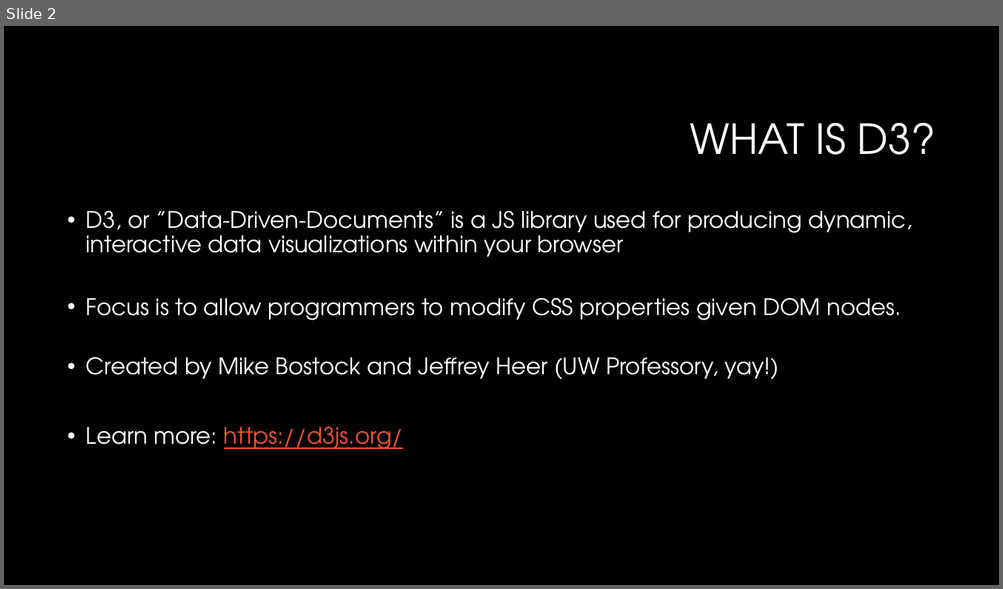
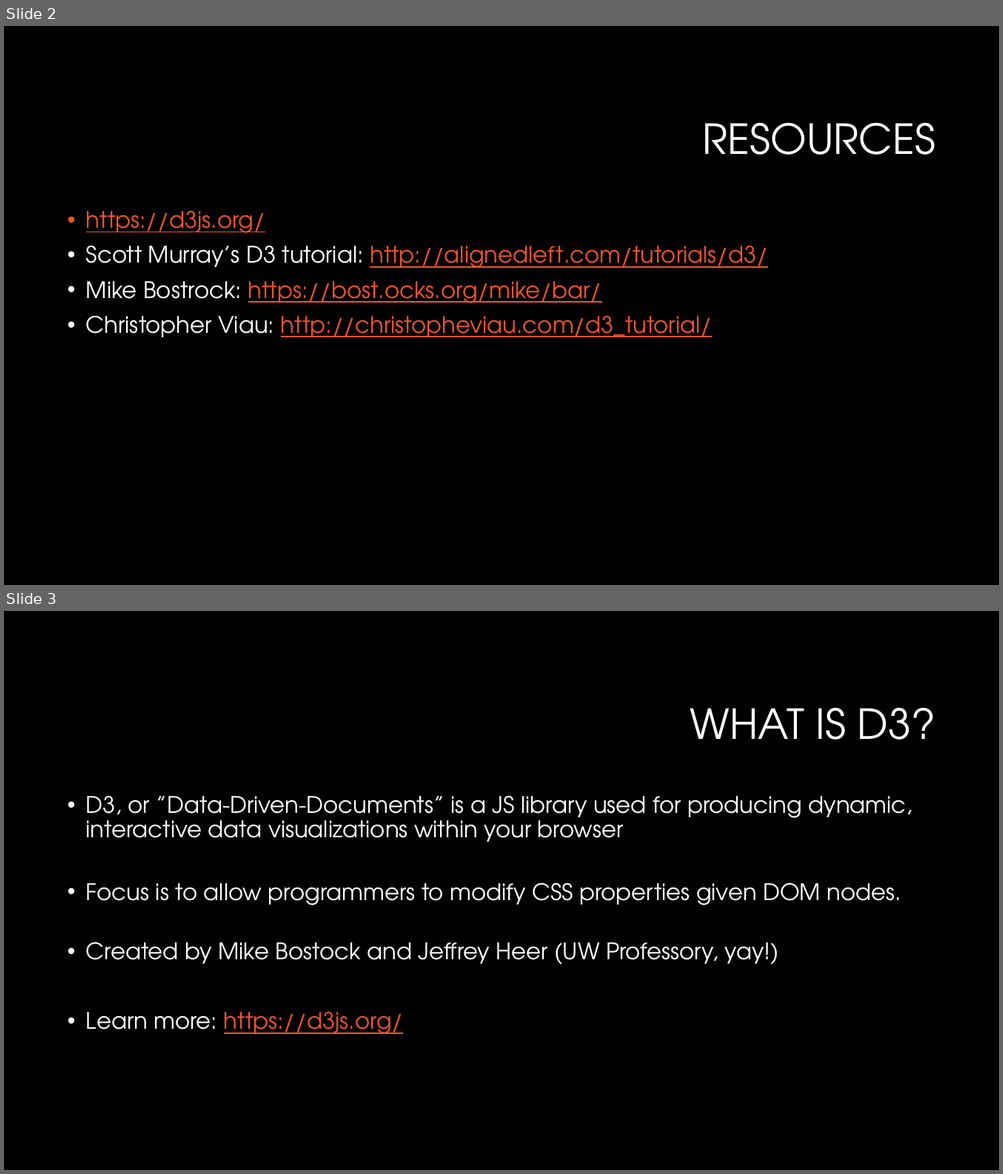
Before and after one commit to davidnyuan/343ExtraCreditTutorial, a slide deck: Presentation.pptx. Shown one above the other, each under a label of ours: slide 2 before the commit, slides 2 and 3 after it. The pictures are 1003x589 and 1003x1174 pixels, drawn with LibreOffice and Linux fonts; fonts in the diff are those of the drawing; background and template pictures are left out. Boxes give left, top, right and bottom in pixels: in the first picture for what was removed or moved away, otherwise in the second. Text is boxed around its words. In the diff, an @@ line names an element or a change of style, - is before the commit and + after.

```diff
--- a/Presentation.pptx
+++ b/Presentation.pptx
@@ slide 2 added at box(4, 26, 999, 585), background #000000 @@
@@ title added at box(703, 123, 935, 155), 40 pt, text #FFFFFF @@
+RESOURCES
@@ text added at box(86, 211, 768, 338), 22 pt, text #F0532B, underline @@
+• https://d3js.org/
+• Scott Murray’s D3 tutorial: http://alignedleft.com/tutorials/d3/
+• Mike Bostrock: https://bost.ocks.org/mike/bar/
+• Christopher Viau: http://christopheviau.com/d3_tutorial/
@@ what was slide 2 is now slide 3 @@
```
Also in this commit, not shown: 1 slide changed.
